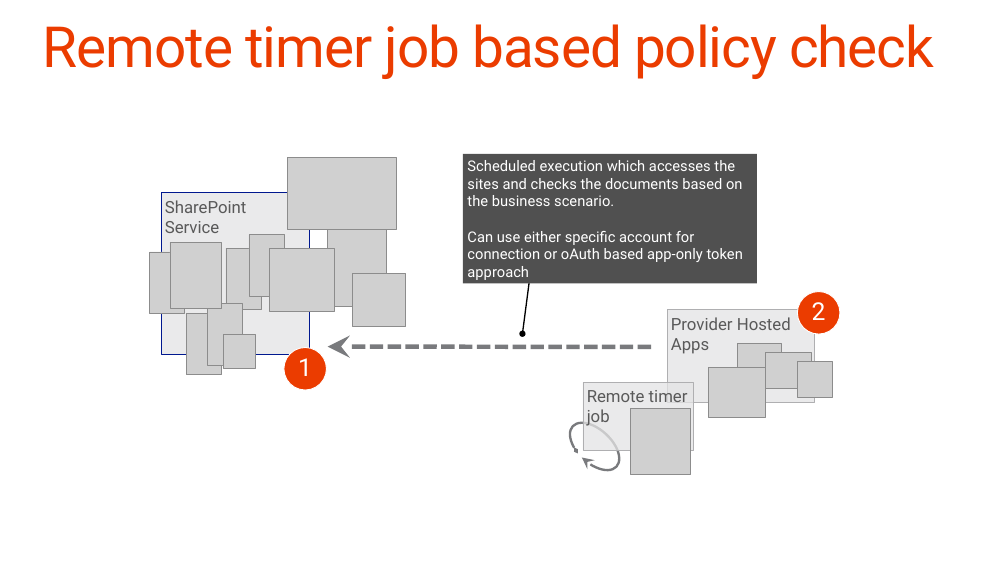
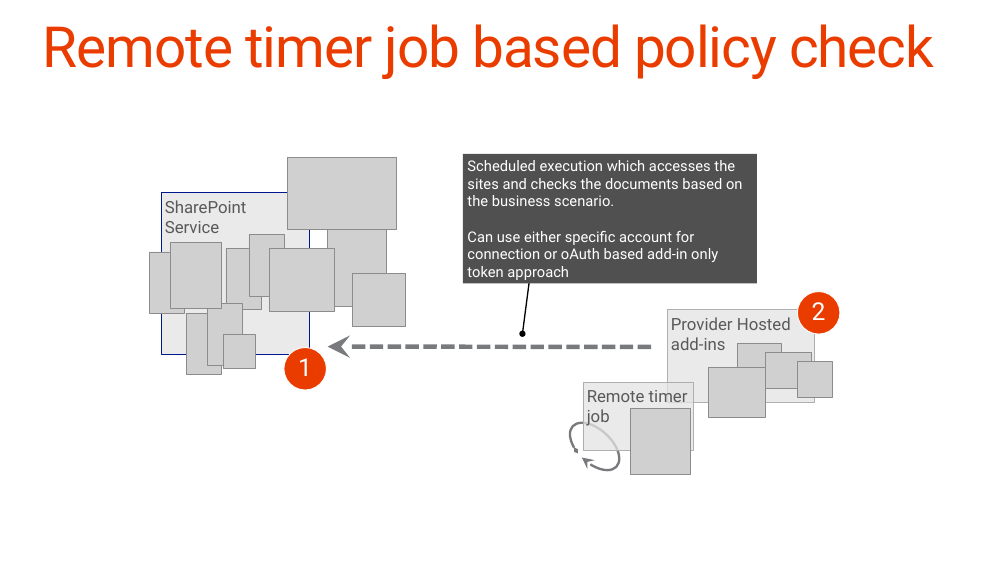
Before and after one commit to fabbbiob/TrainingContent, a slide deck: slide 21 of O3658/08 Using Enterprise Content Management Capabilities with app model/8_ECM.pptx. Drawn at 1008x567 pixels with LibreOffice and Linux fonts; fonts in the diff are those of the drawing; grey boxes stand for pictures; background and template pictures are left out. Boxes give left, top, right and bottom in pixels: in the first picture for what was removed or moved away, otherwise in the second. Text is boxed around its words. In the diff, an @@ line names an element or a change of style, - is before the commit and + after.

```diff
--- a/O3658/08 Using Enterprise Content Management Capabilities with app model/8_ECM.pptx
+++ b/O3658/08 Using Enterprise Content Management Capabilities with app model/8_ECM.pptx
@@ text in rectangle at bbox=[467, 231, 718, 280]: text changed @@
-  Can use either specific account for connection or oAuth based app-only token approach
+  Can use either specific account for connection or oAuth based add-in only token approach
@@ text in rectangle at bbox=[671, 317, 791, 350]: text changed @@
-Provider Hosted Apps
+Provider Hosted add-ins
```
Also in this commit, not shown: 11 other slides changed, 1 slide added, 1 slide removed, 6 other files.
